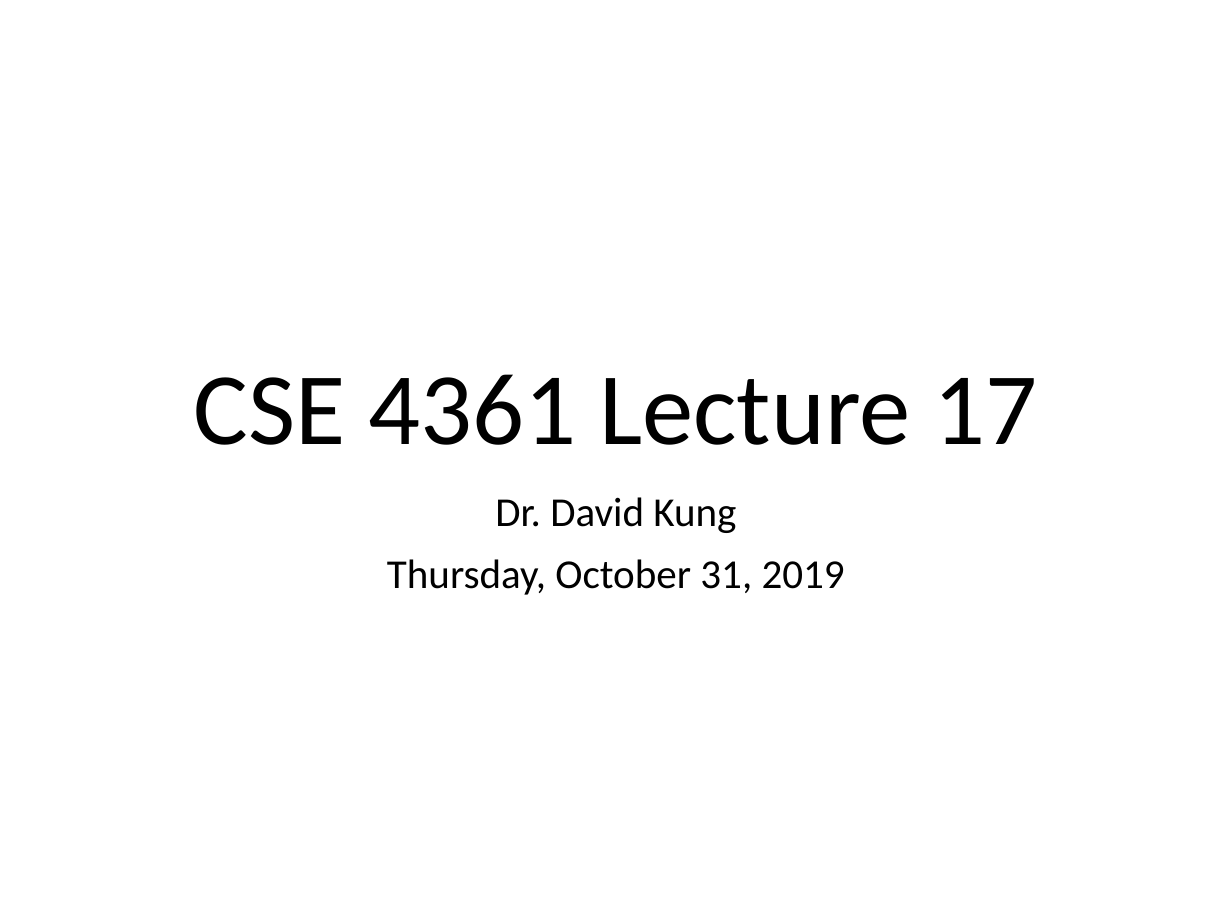
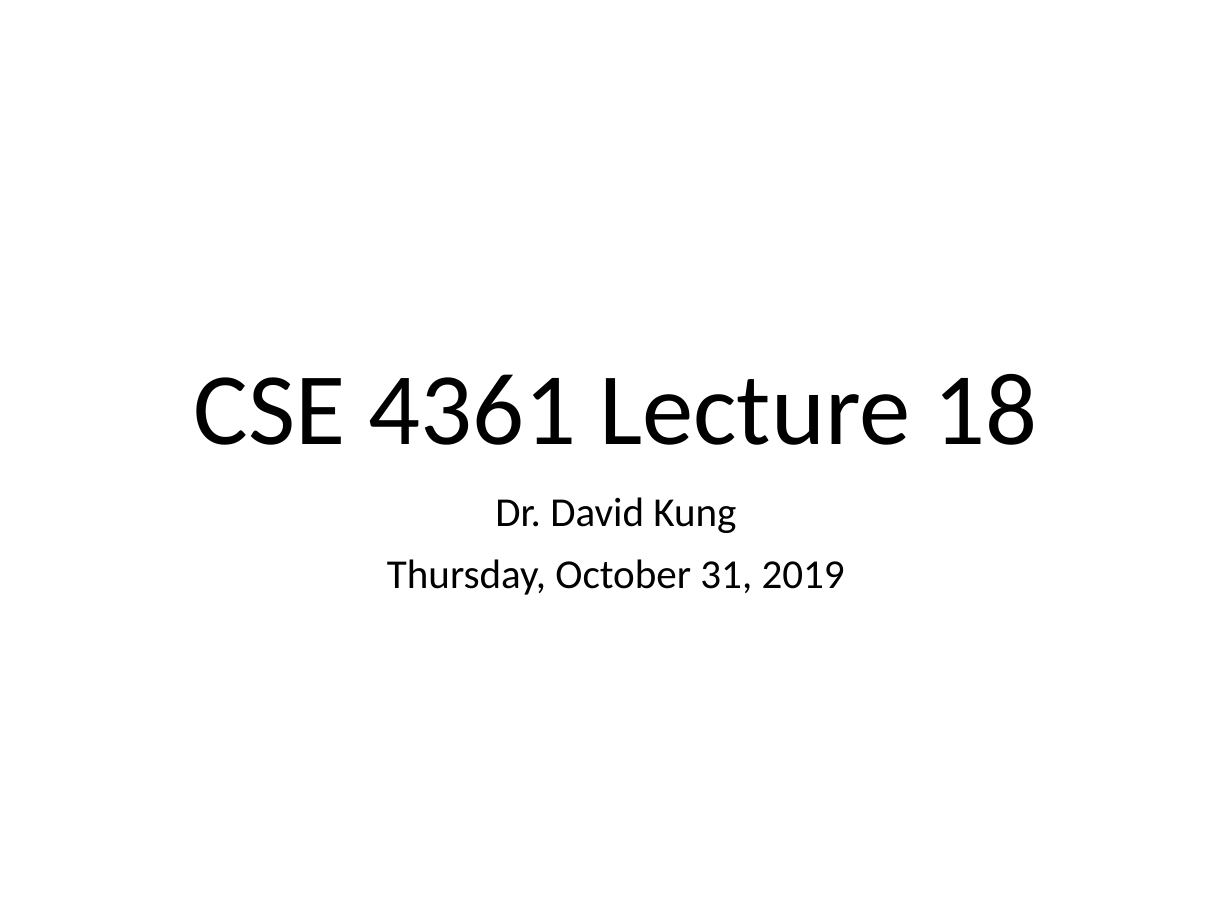
Before and after one commit to andrewduong77/cse4361, a slide deck: slide 1 of Lecture/CSE 4361 Lecture 17 Thu 10-31-19.pptx. Drawn at 1232x924 pixels with LibreOffice and Linux fonts; fonts in the diff are those of the drawing. Boxes give left, top, right and bottom in pixels: in the first picture for what was removed or moved away, otherwise in the second. Text is boxed around its words. In the diff, an @@ line names an element or a change of style, - is before the commit and + after.

```diff
--- a/Lecture/CSE 4361 Lecture 17 Thu 10-31-19.pptx
+++ b/Lecture/CSE 4361 Lecture 17 Thu 10-31-19.pptx
@@ title at <box>193,374,1038,445</box>: text changed @@
-CSE 4361 Lecture 17
+CSE 4361 Lecture 18
```
Also in this commit, not shown: 3 other files.
